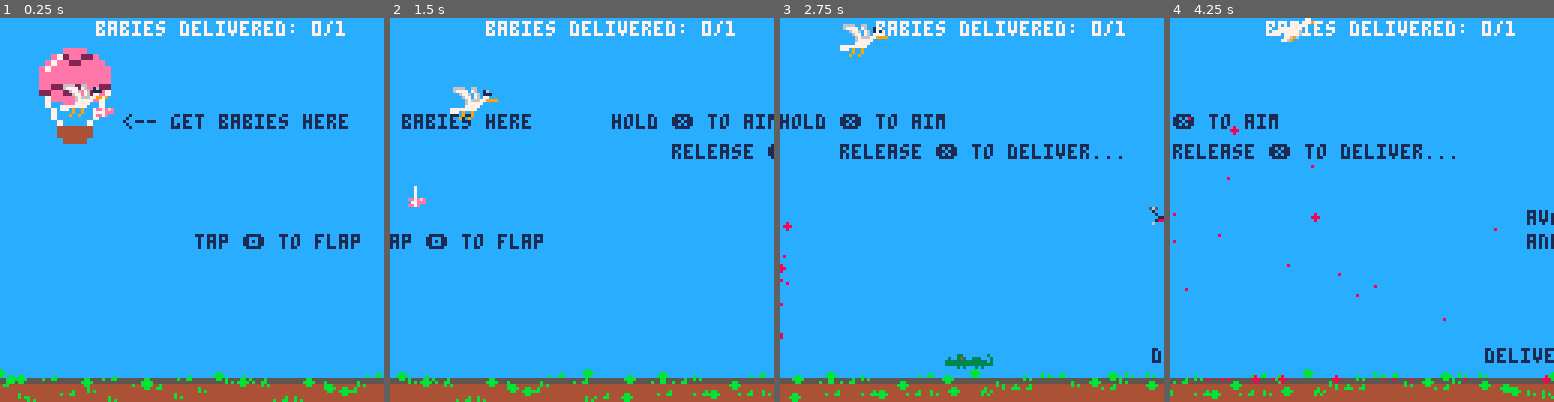
Above: before the commit, frames 1-4 (left to right).
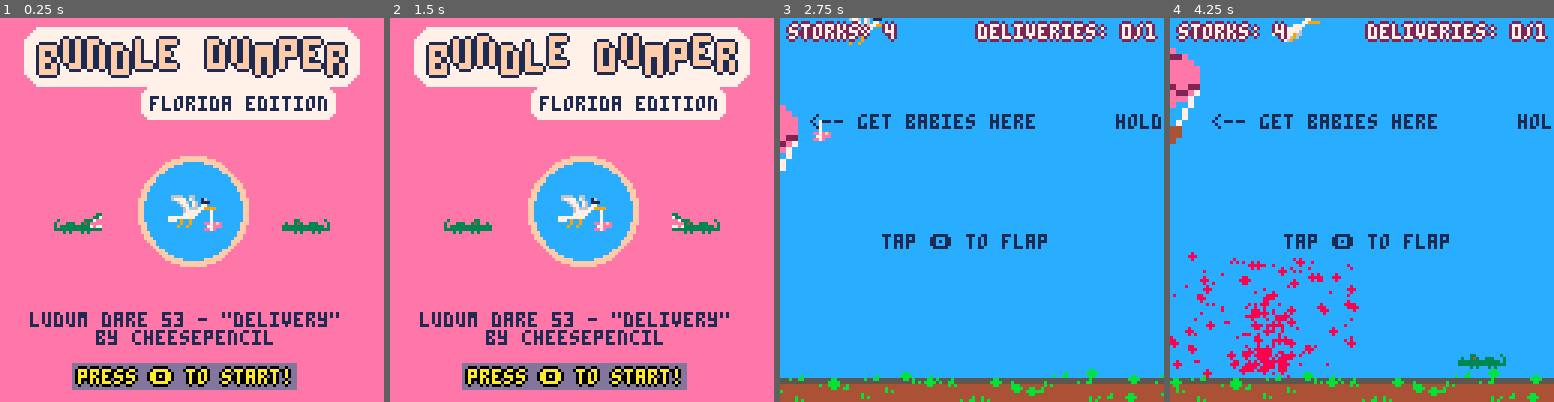
Above: after the commit, the same moments.

Repository: cheesepencil/ld53
Game: PICO-8 cartridge ld53.p8
Same seed, same stepped clock (60 frames per second), same inputs: the game is played once before the commit and once after it.
Inputs:
- Up to frame 1 (0.25 s): no input
- Up to frame 2 (1.5 s): tap X (X key) at 0.33, 1.07 s; tap O (Z key) at 0.7 s
- Up to frame 3 (2.75 s): hold Right 1.6-2.1 s; tap O (Z key) at 1.7, 2.1, 2.5 s; tap X (X key) at 1.85 s; hold Right from 2.47 s (still down)
- Up to frame 4 (4.25 s): tap O (Z key) every 0.4 s from 2.9 to 4.1 s; tap X (X key) at 2.97, 4.08 s; release Right at 3.03 s; hold Left 3.08-3.58 s; hold Right from 4.02 s (still down)

The runs differ from the first frame. In frame 1, 95% of the frame differs, in the area x 0-100%, y 0-100%; in frame 2, 95%; in frame 3, 9.7%; in frame 4, 13%.

Commit message:
title screen

Diff:
--- /dev/null
+++ b/00_title.lua
@@ -0,0 +1,84 @@
+function _title_update(scene, inputs)
+    if t() - scene.start_time > 1 and inputs.btn_o then
+        change_scene(make_tutorial_level())
+    end
+
+    if t() - scene.flap_timer > 0.5 then
+        scene.flap_timer = t()
+        scene.bird_sprite = scene.bird_sprite == 0 and 2 or 0
+    end
+
+    if t() - scene.chomp_timer > 0.125 then
+        scene.chomp_timer = t()
+        scene.l_chomp_sprite = scene.l_chomp_sprite == 6 and 22 or 6
+        scene.r_chomp_sprite = scene.r_chomp_sprite == 6 and 22 or 6
+    end
+end
+
+function _title_draw(scene)
+    camera()
+    cls(14)
+    fancy_text({
+        text = "bundle dumper",
+        text_colors = { 15 },
+        background_color = 7,
+        bubble_depth = 2,
+        x = 13,
+        y = 8,
+        outline_color = 1,
+        wiggle = {
+            amp = 1.25,
+            speed = 1.5,
+            offset = 0.33
+        },
+        letter_width = 8,
+        big = true
+    })
+
+    fancy_text({
+        text = "florida edition",
+        text_colors = { 1 },
+        background_color = 7,
+        x = 50,
+        y = 26,
+        bubble_depth = 1,
+    })
+
+    local x = 64 - 8
+    local y = 64 - 8
+    circfill(x + 8, y + 8, 18, 15)
+    circfill(x + 8, y + 8, 16, 12)
+    spr(scene.bird_sprite, x, y, 2, 2)
+    spr(4, x + 11, y + 8)
+
+    spr(scene.l_chomp_sprite, 18, y + 8 , 2, 1)
+    spr(scene.r_chomp_sprite, 128 - 16 - 18, y + 8, 2, 1, true)
+
+    y = 64 - 16 + 48
+    print('ludum dare 53 - "delivery"', 10, y + 2, 1)
+    print("by cheesepencil", 32, y + 8, 1)
+
+    fancy_text({
+        text = "press 🅾️  to start!",
+        x = 32 - 6,
+        y = 127 - 10,
+        background_color = 13,
+        text_colors = { 10 },
+        outline_color = 0
+    })
+end
+
+function make_title_scene()
+    local title = {}
+
+    title.bird_sprite = 0
+    title.l_chomp_sprite = 6
+    title.r_chomp_sprite = 22
+    title.flap_timer = t()
+    title.chomp_timer = t()
+    title.start_time = t()
+    title.draw = _title_draw
+    title.update = _title_update
+
+    return title
+end
--- a/constants.lua
+++ b/constants.lua
@@ -3,11 +3,12 @@
 TERMINAL_VELOCITY = 3
 FLAP_POWER = 1
 BIRD_X_MODIFIER = 0.1
-BIRD_MAX_X_VELOCITY = 2
+BIRD_MAX_X_VELOCITY = 1.5
 GATOR_CHOMP_SPEED = 0.125
 GATOR_HOP_SPEED = 0.1
 SPLASH_THROB_SPEED = 0.125
 DRONE_BLINK_SPEED = 0.075
 FLAG_RAISE_MAX = 8
 FLAG_RAISE_SPEED = 0.5
+SCENE_ADVANCE_COOLDOWN_DURATION = 2
 DEBUG = false
--- /dev/null
+++ b/fancy_text.lua
@@ -0,0 +1,86 @@
+function fancy_text(config)
+    if not config.x then config.x = 0 end
+    if not config.y then config.y = 0 end
+    assert(config.text, "missing text")
+    if config.bubble_depth then assert(config.background_color, "missing background color") end
+    if not config.text_colors then config.text_colors = { 7 } end
+    assert(type(config.text_colors) == "table", "text_colors must be a table")
+    if config.wiggle then
+        assert(config.wiggle.amp
+            and config.wiggle.speed
+            and config.wiggle.offset,
+            "missing wiggle.amp or wiggle.speed or wiggle.offset")
+    end
+
+    if not config.letter_width then
+        if config.big then config.letter_width = 8
+        else config.letter_width = 4 end
+    end
+
+    local WHITE = 7
+    local BACKGROUND_Y_OFFSET = 2
+    local BACKGROUND_Y_HEIGHT = 6
+    local background_x_offset = config.letter_width - 2
+    if config.big then
+        BACKGROUND_Y_OFFSET = 3
+        BACKGROUND_Y_HEIGHT = 12
+        background_x_offset = config.letter_width - 5
+    end
+    local letters_count = #config.text
+
+    local function print_fancy_big(text, colors, x, y)
+        local colors_count = 1
+        for i = 1, letters_count do
+            local prefix = ""
+            if config.big then prefix = "\^t\^w" end
+            local x_offset = (i - 1) * config.letter_width
+            local y_offset = 0
+            if config.wiggle then
+                y_offset = sin(t() * config.wiggle.speed + (i * config.wiggle.offset)) * config.wiggle.amp
+            end
+            print(prefix .. text[i],
+                x + x_offset,
+                y + y_offset,
+                colors[colors_count])
+            colors_count += 1
+            if colors_count > #colors then
+                colors_count = 1
+            end
+        end
+    end
+
+    if config.background_color then
+        rectfill(
+            config.x - background_x_offset,
+            config.y - BACKGROUND_Y_OFFSET,
+            config.x + letters_count * config.letter_width,
+            config.y + BACKGROUND_Y_HEIGHT,
+            config.background_color)
+
+        if config.bubble_depth then
+            for i = 1, config.bubble_depth do
+            rectfill(
+                config.x - background_x_offset - i,
+                config.y - BACKGROUND_Y_OFFSET + i,
+                config.x + letters_count * config.letter_width + i,
+                config.y + BACKGROUND_Y_HEIGHT - i,
+                config.background_color)
+            rectfill(
+                config.x - background_x_offset + i,
+                config.y - BACKGROUND_Y_OFFSET - i,
+                config.x + letters_count * config.letter_width - i,
+                config.y + BACKGROUND_Y_HEIGHT + i,
+                config.background_color)
+            end
+        end
+    end
+
+    if config.outline_color then
+        for i = -1, 1 do
+            print_fancy_big(config.text, {config.outline_color}, config.x - i, config.y)
+            print_fancy_big(config.text, {config.outline_color}, config.x, config.y + i)
+        end
+    end
+
+    print_fancy_big(config.text, config.text_colors, config.x, config.y)
+end
--- a/ld53.p8
+++ b/ld53.p8
@@ -1,6 +1,7 @@
 pico-8 cartridge // http://www.pico-8.com
 version 41
 __lua__
+#include fancy_text.lua
 #include drone.lua
 #include balloon.lua
 #include collisions.lua
@@ -12,7 +13,8 @@
 #include bird.lua
 #include baby.lua
 #include scene.lua
-#include 00_tutorial.lua
+#include 00_title.lua
+#include 01_tutorial.lua
 #include main.lua
 __gfx__
 00000000000000000000000000000000000700000000000000000000000000000000000055551000000000eeee00000000000000000000000000000000000000
--- a/main.lua
+++ b/main.lua
@@ -1,7 +1,11 @@
 scene = {}
 
+function change_scene(new_scene)
+    scene = new_scene
+end
+
 function _init()
-    scene = make_tutorial_level()
+    scene = make_title_scene()
 end
 
 function _update()
--- a/scene.lua
+++ b/scene.lua
@@ -1,4 +1,5 @@
 function _scene_revive_bird(scene)
+    scene.lives -= 1
     scene.bird = make_bird(scene.world, scene.balloon.x + 8, scene.balloon.y + 16)
     scene.cam.bird = scene.bird
     scene.gators.bird = scene.bird
@@ -8,7 +9,7 @@
     scene.revive_cooldown = true
     local function clean_up(juice)
         del(scene.juice, juice)
-        scene.revive_cooldown = false
+        if scene.lives > 0 then scene.revive_cooldown = false end
     end
     add(scene.juice, make_splash(scene.bird.x + 8, scene.bird.y + 4, 8, clean_up))
     scene.bird = nil
@@ -27,6 +28,7 @@
 end
 
 function _scene_update(scene, inputs)
+    -- scene level input
     if inputs.btn_x then
         inputs.left = false
         inputs.right = false
@@ -35,12 +37,21 @@
 
     if not scene.bird
         and not scene.revive_cooldown
+        and not scene.over
         and inputs.btn_o then
             _scene_revive_bird(scene)
         end
 
+    if scene.over and t() - scene.input_cooldown_timer_start > SCENE_ADVANCE_COOLDOWN_DURATION and inputs.btn_o then
+        if scene.won then
+            change_scene(make_title_scene())
+        elseif scene.lost then
+            change_scene(make_title_scene())
+        end
+    end
+
     scene.world:update()
-    if scene.bird then scene.bird:update(inputs) end
+    if scene.bird and not scene.over then scene.bird:update(inputs) end
     if scene.baby then scene.baby:update(inputs) end
     scene.cam:update()
     scene.gators:update()
@@ -52,12 +63,24 @@
         juice:update()
     end
 
-        -- game state
-    -- -- win conditions
-
-    -- -- loss conditions
-
-    -- -- collisions
+    -- win
+    if not scene.over and scene.world.successes == #scene.world.goals then
+        scene.over = true
+        scene.won = true
+        scene.input_cooldown_timer_start = t()
+    end
+
+    -- loss
+    if not scene.over
+        and not scene.won
+        and not scene.bird
+        and scene.lives == 0 then
+            scene.over = true
+            scene.lost = true
+            scene.input_cooldown_timer_start = t()
+    end
+
+    -- collisions
     -- baby vs house
     if scene.baby then
         for goal in all(scene.world.goals) do
@@ -113,6 +136,7 @@
         print("and other hazards", 128 * 3 - 72 - 24, 72, 1)
         print("deliver baby here -->", 128 * 3 - 100 - 10, 110)
     end
+
     scene.balloon:draw()
     if scene.bird then scene.bird:draw() end
     if scene.baby then scene.baby:draw() end
@@ -124,7 +148,54 @@
         drone:draw()
     end
 
-    print("babies delivered: " .. scene.world.successes .. "/" .. #scene.world.goals, scene.cam.x + 32, 1, 7)
+    local outline_color = 2
+    local text_color = 7
+    print("deliveries: " .. scene.world.successes .. "/" .. #scene.world.goals, scene.cam.x + 66 - 1,   2, outline_color)
+    print("deliveries: " .. scene.world.successes .. "/" .. #scene.world.goals, scene.cam.x + 66 + 1,   2, outline_color)
+    print("deliveries: " .. scene.world.successes .. "/" .. #scene.world.goals, scene.cam.x + 66,       2 + 1, outline_color)
+    print("deliveries: " .. scene.world.successes .. "/" .. #scene.world.goals, scene.cam.x + 66,       2 - 1, outline_color)
+    print("deliveries: " .. scene.world.successes .. "/" .. #scene.world.goals, scene.cam.x + 66,       2, text_color)
+    print("storks: " .. scene.lives, scene.cam.x + 3,       2 - 1, outline_color)
+    print("storks: " .. scene.lives, scene.cam.x + 3,       2 + 1, outline_color)
+    print("storks: " .. scene.lives, scene.cam.x + 3 + 1,   2, outline_color)
+    print("storks: " .. scene.lives, scene.cam.x + 3 - 1,   2, outline_color)
+    print("storks: " .. scene.lives, scene.cam.x + 3,       2, text_color)
+
+    if scene.over and scene.won then
+        fancy_text({
+            text = "complete!",
+            text_colors = { 11 },
+            background_color = 7,
+            bubble_depth = 2,
+            x = scene.cam.x + 13,
+            y = 58,
+            outline_color = 0,
+            wiggle = {
+                amp = 1.25,
+                speed = 1.5,
+                offset = 0.33
+            },
+            letter_width = 12,
+            big = true
+        })
+    elseif scene.over and scene.lost then
+        fancy_text({
+            text = "game over",
+            text_colors = { 8 },
+            background_color = 7,
+            bubble_depth = 2,
+            x = scene.cam.x + 13,
+            y = 58,
+            outline_color = 0,
+            wiggle = {
+                amp = 1.25,
+                speed = 1.5,
+                offset = 0.33
+            },
+            letter_width = 12,
+            big = true
+        })
+    end
 end
 
 function make_scene(size, seed)
@@ -132,8 +203,13 @@
     size = size or 128 * 3
     local scene = {}
 
+    scene.over = false
+    scene.won = false
+    scene.lost = false
+    scene.lives = 4
     scene.start_time = t()
     scene.revive_cooldown = false
+    scene.scene_advance_cooldown = false
     scene.world = make_world(size, seed)
     scene.bird = make_bird(scene.world)
     scene.cam = make_cam(scene.world, scene.bird)
Renamed: 00_tutorial.lua -> 01_tutorial.lua
